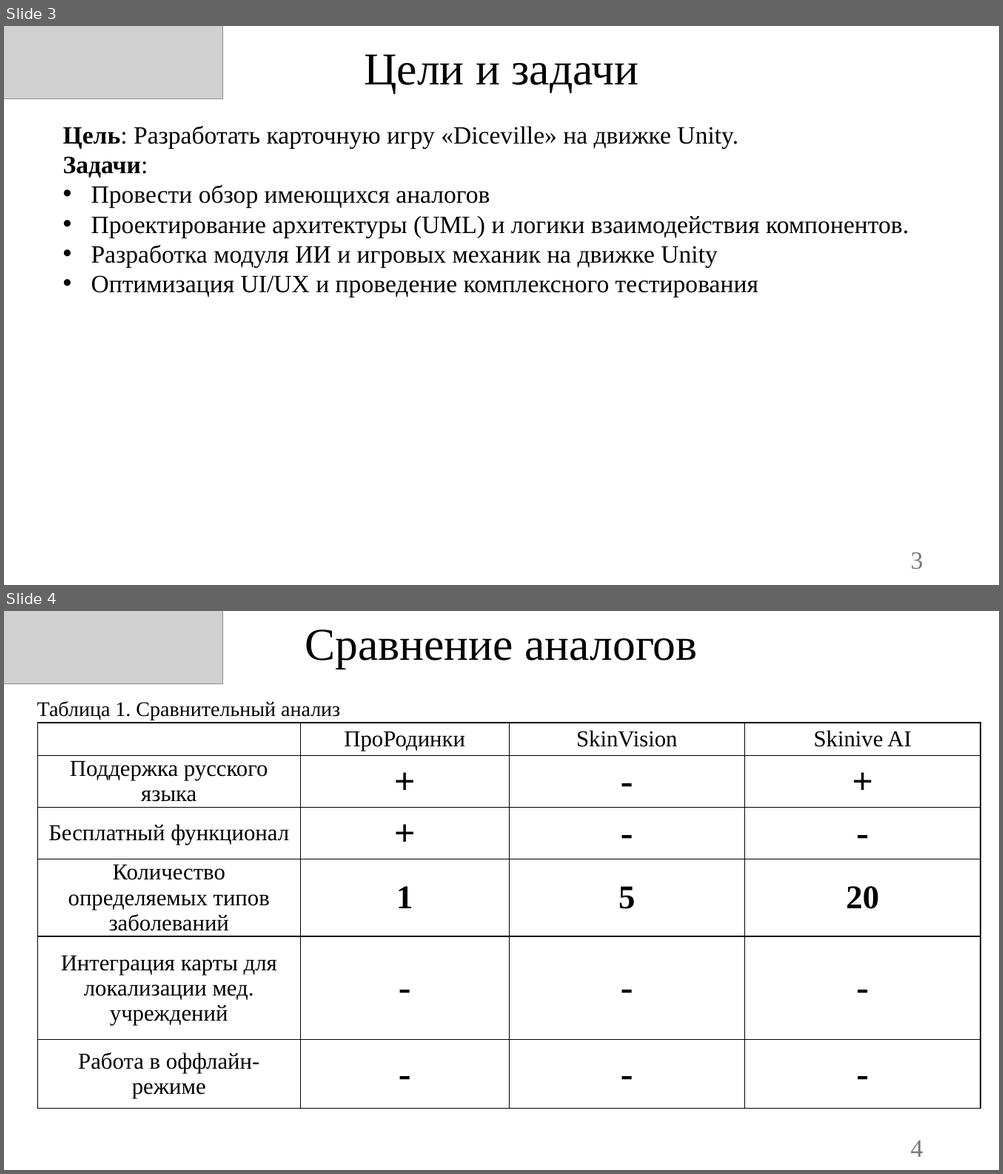
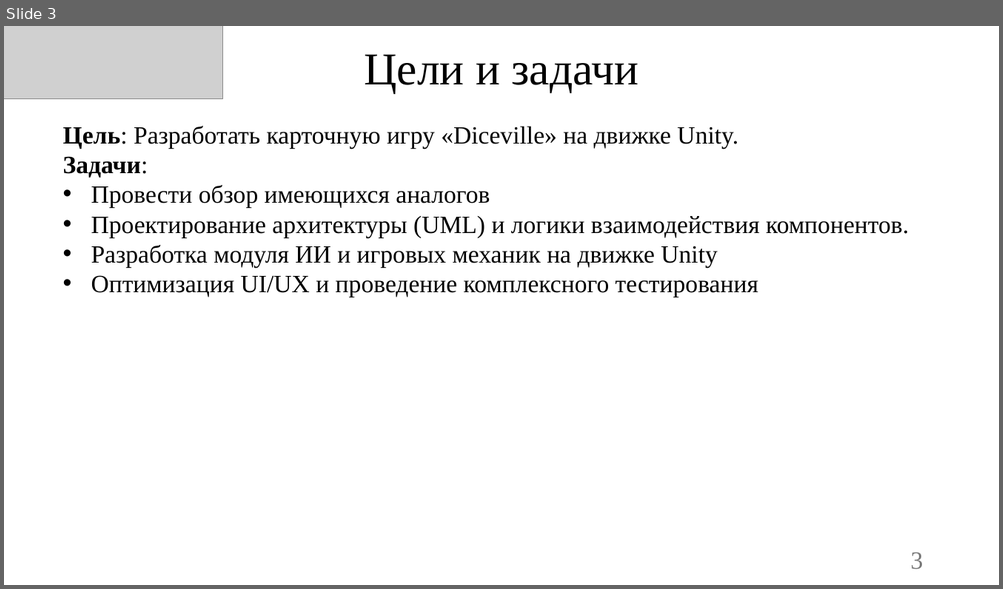
Before and after one commit to Owl-Man/ISPM, a slide deck: УПИС_Задание_№10/Презентация Diceville.pptx. Shown one above the other, each under a label of ours: slides 3 and 4 before the commit, slide 3 after it. The pictures are 1003x1174 and 1003x589 pixels, drawn with LibreOffice and Linux fonts; fonts in the diff are those of the drawing; grey boxes stand for pictures; background and template pictures are left out. Boxes give left, top, right and bottom in pixels: in the first picture for what was removed or moved away, otherwise in the second. Text is boxed around its words. In the diff, an @@ line names an element or a change of style, - is before the commit and + after.

```diff
--- a/УПИС_Задание_№10/Презентация Diceville.pptx
+++ b/УПИС_Задание_№10/Презентация Diceville.pptx
@@ slide 4 removed at (4, 611, 999, 1170), background picture (left out) @@
@@ picture removed at (4, 611, 223, 684) @@
@@ title removed at (304, 629, 697, 668) @@
-Сравнение аналогов
@@ text removed at (37, 701, 340, 721) @@
-Таблица 1. Сравнительный анализ
@@ table removed at (37, 723, 981, 1119), 6 rows, 4 columns @@
- | ПроРодинки | SkinVision | Skinive AI
-Поддержка русского языка | + | - | +
-Бесплатный функционал | + | - | -
-Количество определяемых типов заболеваний | 1 | 5 | 20
-Интеграция карты для локализации мед. учреждений | - | - | -
-Работа в оффлайн-режиме | - | - | -
@@ page number removed at (910, 1141, 923, 1157) @@
-4
```
Also in this commit, not shown: 1 slide changed, 10 slides added.
